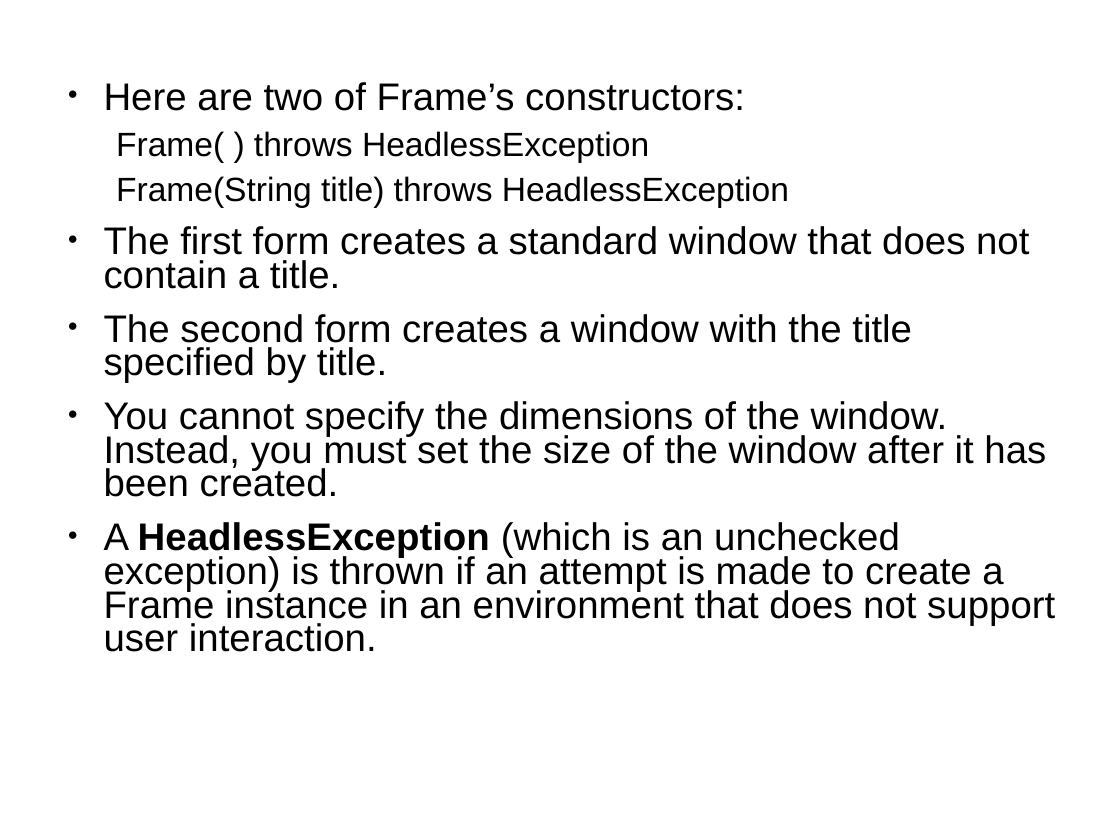
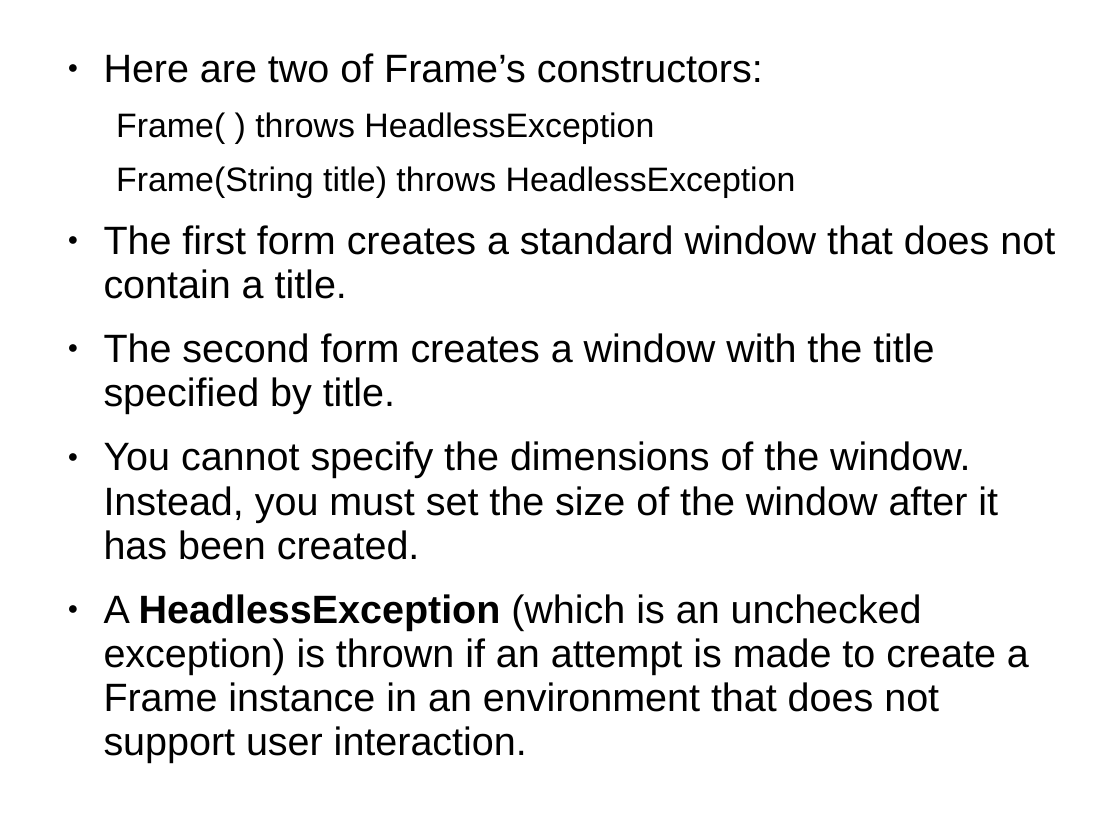
Before and after one commit to GeneralNitin/S4, a slide deck: slide 16 of S4/04. OODP/Notes & PPTs/Chaithanya Ma'ams/Module 6/01. AWT & Swing.ppt. Drawn at 1120x840 pixels with LibreOffice and Linux fonts; fonts in the diff are those of the drawing. Boxes give left, top, right and bottom in pixels: in the first picture for what was removed or moved away, otherwise in the second. Text is boxed around its words. In the diff, an @@ line names an element or a change of style, - is before the commit and + after.

```diff
--- a/S4/04. OODP/Notes & PPTs/Chaithanya Ma'ams/Module 6/01. AWT & Swing.ppt
+++ b/S4/04. OODP/Notes & PPTs/Chaithanya Ma'ams/Module 6/01. AWT & Swing.ppt
@@ text "Here are two of Frame’s ...": place and size @@
-text "Here are two of Frame’s ..." at box(104, 82, 1055, 652)
+text "Here are two of Frame’s ..." at box(104, 53, 1055, 763)
@@ text "Here are two of Frame’s ..." at box(104, 53, 1055, 763): size 27.2 to 28 pt in "Here are two of Frame’s constructors:", "The first form creates a standard window ...", "The second form creates a window with ...", "You cannot specify the dimensions of the ..." and 1 more places; size 23.8 to 24 pt in "Frame( ) throws HeadlessException", "Frame(String title) throws HeadlessException"; line spacing 0.73 to 0.93 @@
```
Also in this commit, not shown: 18 other slides changed.
